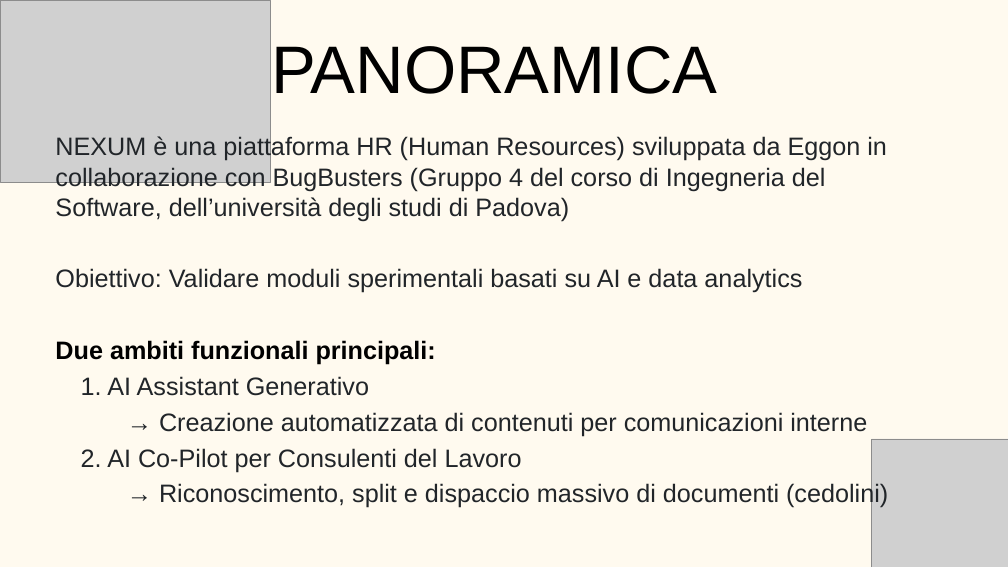
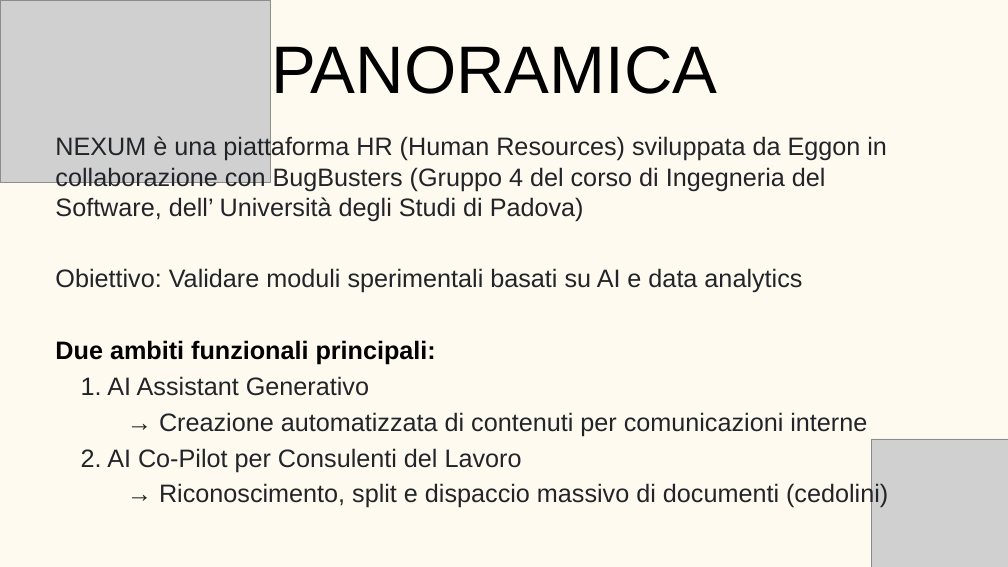
Before and after one commit to BugBustersUnipd/DocumentazioneSWE, a slide deck: slide 2 of RTB/TECNOLOGIE/Tecnologie.pptx. Drawn at 1008x567 pixels with LibreOffice and Linux fonts; fonts in the diff are those of the drawing; grey boxes stand for pictures. Boxes give left, top, right and bottom in pixels: in the first picture for what was removed or moved away, otherwise in the second. Text is boxed around its words. In the diff, an @@ line names an element or a change of style, - is before the commit and + after.

```diff
--- a/RTB/TECNOLOGIE/Tecnologie.pptx
+++ b/RTB/TECNOLOGIE/Tecnologie.pptx
@@ text at <box>55,135,887,221</box>: text changed @@
-NEXUM è una piattaforma HR (Human Resources) sviluppata da Eggon in collaborazione con BugBusters (Gruppo 4 del corso di Ingegneria del Software, dell’università degli studi di Padova)
+NEXUM è una piattaforma HR (Human Resources) sviluppata da Eggon in collaborazione con BugBusters (Gruppo 4 del corso di Ingegneria del Software, dell’ Università degli Studi di Padova)
```
Also in this commit, not shown: 1 other file.
